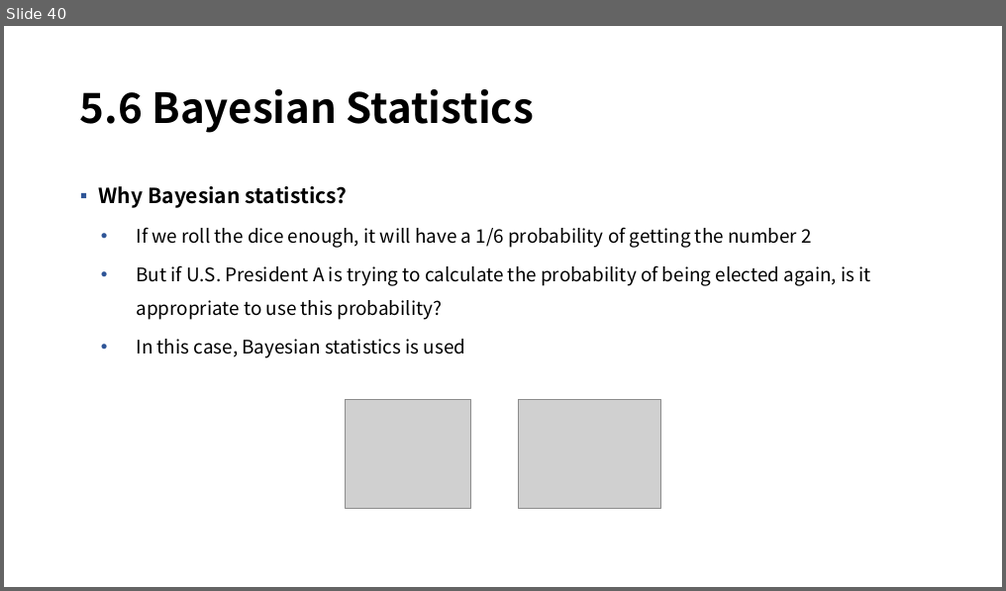
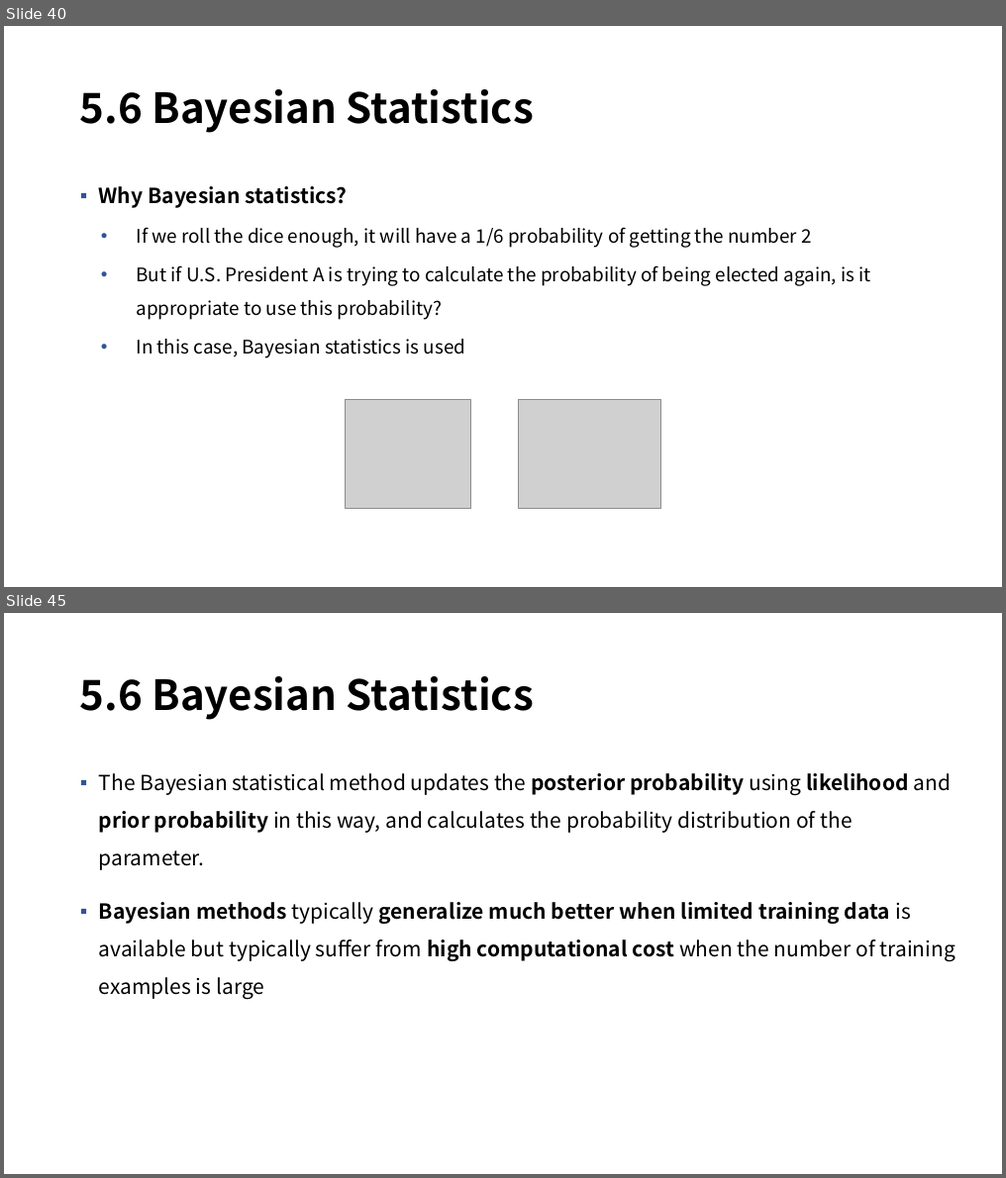
Before and after one commit to mmvv11/GraduateStudies, a slide deck: DeepLearningStudy/5-1. Machine Learning Basics, 230210, 정지운.pptx. Shown one above the other, each under a label of ours: slide 40 before the commit, slides 40 and 45 after it; the slides between them are not shown. The pictures are 1006x591 and 1006x1178 pixels, drawn with LibreOffice and Linux fonts; fonts in the diff are those of the drawing; grey boxes stand for pictures; background and template pictures are left out. Boxes give left, top, right and bottom in pixels: in the first picture for what was removed or moved away, otherwise in the second. Text is boxed around its words. In the diff, an @@ line names an element or a change of style, - is before the commit and + after.

```diff
--- a/DeepLearningStudy/5-1. Machine Learning Basics, 230210, 정지운.pptx
+++ b/DeepLearningStudy/5-1. Machine Learning Basics, 230210, 정지운.pptx
@@ slide 45 added at bbox=[4, 613, 1002, 1174], background picture (left out) @@
@@ title added at bbox=[80, 676, 534, 720], 40 pt, text #000000, bold @@
+5.6 Bayesian Statistics
@@ text added at bbox=[99, 773, 955, 999], 20 pt, text #000000 @@
+▪ The Bayesian statistical method updates the posterior probability using likelihood and prior probability in this way, and calculates the probability distribution of the parameter.
+▪ Bayesian methods typically generalize much better when limited training data is available but typically suﬀer from high computational cost when the number of training examples is large
```
Also in this commit, not shown: 4 slides changed, 2 other slides added.
